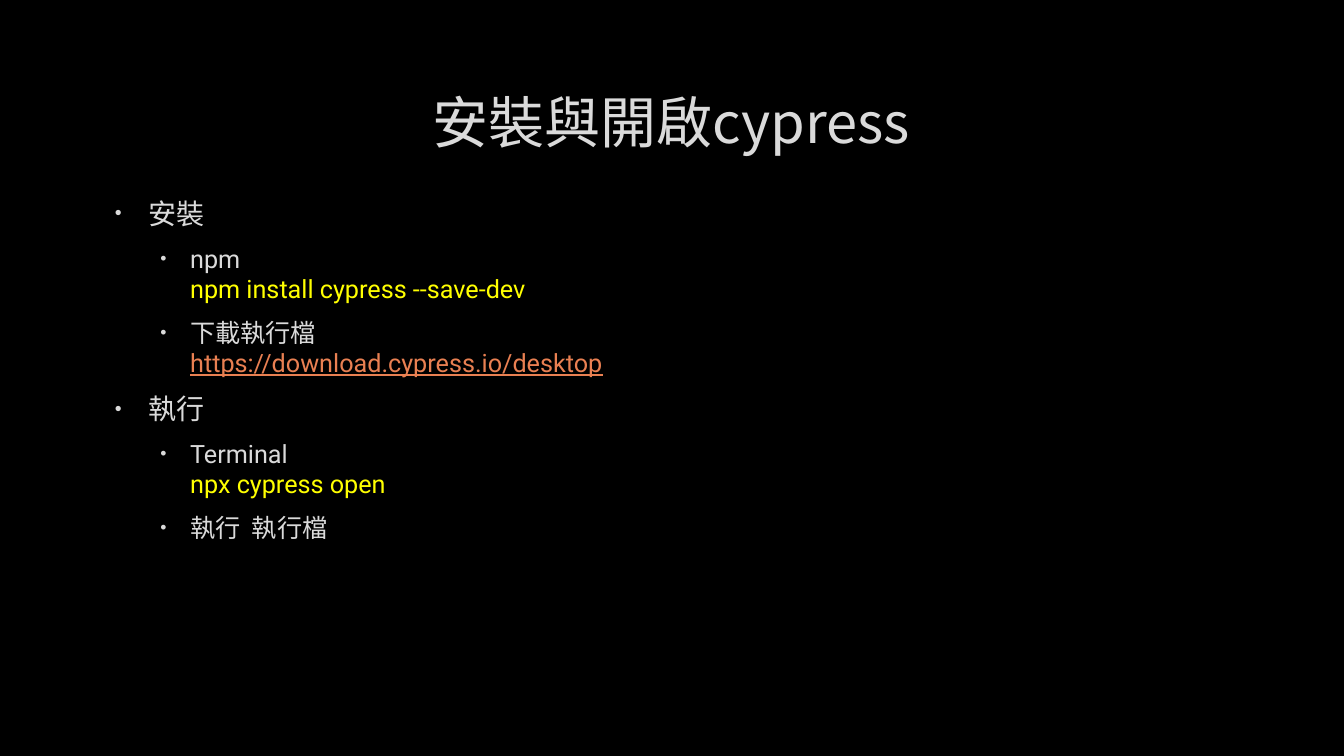
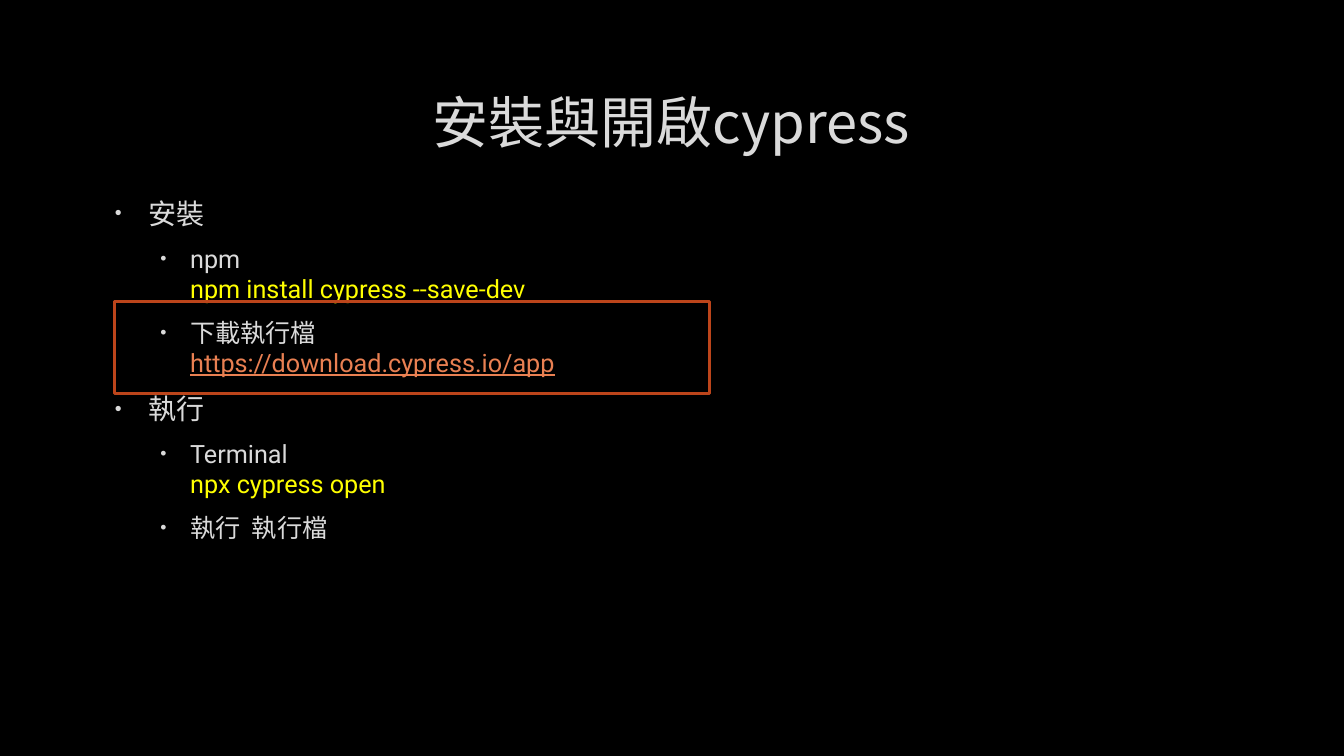
Before and after one commit to kodakjerec/showMySelf, a slide deck: slide 3 of docs/cypress練習.pptx. Drawn at 1344x756 pixels with LibreOffice and Linux fonts; fonts in the diff are those of the drawing; background and template pictures are left out. Boxes give left, top, right and bottom in pixels: in the first picture for what was removed or moved away, otherwise in the second. Text is boxed around its words. In the diff, an @@ line names an element or a change of style, - is before the commit and + after.

```diff
--- a/docs/cypress練習.pptx
+++ b/docs/cypress練習.pptx
@@ rectangle added at <box>115,301,711,393</box>, outline #BC451B 2.25 pt @@
@@ text at <box>190,320,554,378</box>: text changed @@
-  • 下載執行檔
-    https://download.cypress.io/desktop
+  • 下載執行檔
+    https://download.cypress.io/app
```
Also in this commit, not shown: 2 other slides changed, 8 slides added.
